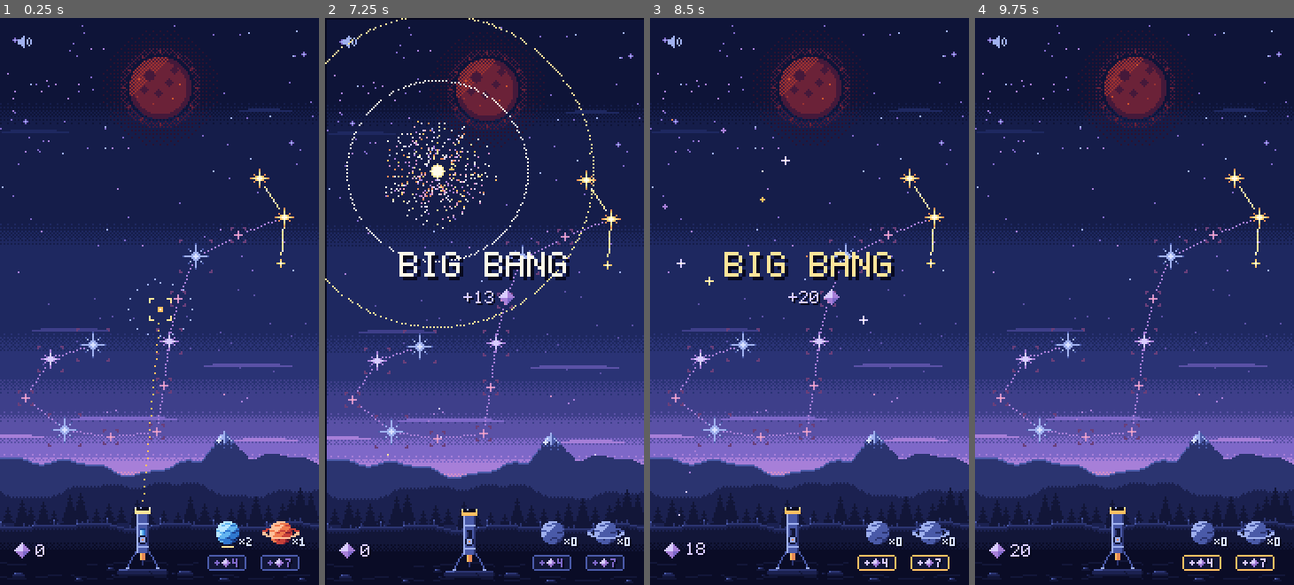
Above: before the commit, frames 1-4 (left to right).
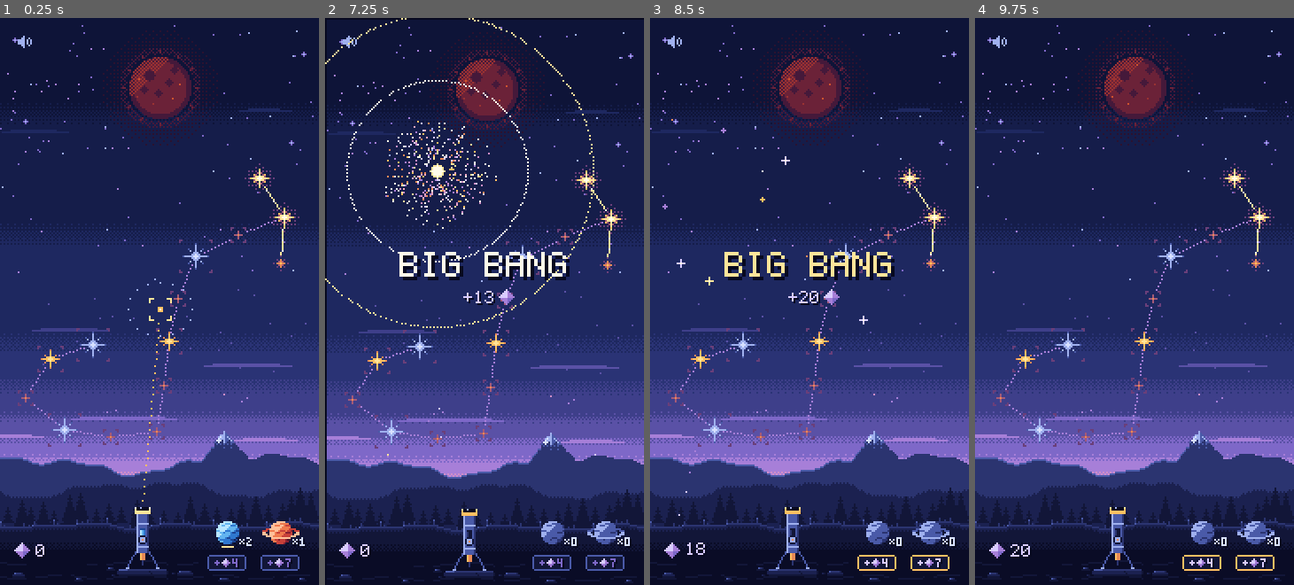
Above: after the commit, the same moments.

Repository: mrafael1/DustInSpace
Game: Godot game, scene res://game/scenes/main.tscn
Two runs of this game, one before a commit and one after it. Both use one fixed random seed, a clock stepped at 60 frames per second and the inputs below. This scene is started directly instead of the project's main scene.
Inputs (mouse positions are in pixels of both pictures, inside the frame that each line leads up to):
- Up to frame 1 (0.25 s): no input
- Up to frame 2 (7.25 s): tap Enter at 0.5 s; move the mouse to (554, 273) at 0.52 s; hold Shift 0.53-1.25 s; click (554, 273) at 0.67 s; drag from (420, 329) to (468, 414) at 1.27 s; move the mouse to (516, 176) at 2.02 s; tap Ctrl at 2.1, 6.6 s; click (516, 176) at 2.17 s; drag from (468, 414) to (388, 216) at 2.77 s; move the mouse to (580, 386) at 3.52 s; tap B at 3.6 s; click (580, 386) at 3.67 s; drag from (388, 216) to (436, 159) at 4.27 s; move the mouse to (500, 301) at 5.02 s; hold Shift 5.03-5.75 s; click (500, 301) at 5.17 s; drag from (436, 159) to (420, 329) at 5.77 s; move the mouse to (554, 273) at 6.52 s; click (554, 273) at 6.67 s
- Up to frame 3 (8.5 s): drag from (745, 329) to (793, 414) at 7.27 s; move the mouse to (841, 176) at 8.02 s; tap B at 8.1 s; click (841, 176) at 8.17 s
- Up to frame 4 (9.75 s): drag from (1118, 414) to (1038, 216) at 8.77 s; move the mouse to (1230, 386) at 9.52 s; hold Shift from 9.53 s (still down); click (1230, 386) at 9.67 s

The runs differ from the first frame. In frame 1, 0.4% of the frame differs, in the area x 6-94%, y 25-75%; in frame 2, 0.4%; in frame 3, 0.4%; in frame 4, 0.4%.

Commit message:
art: constellation stars keep their sky star's colour, dimmer until lit
Playtest feedback: the medium constellation star was lavender while the
medium sky star is gold. Unlit landmarks are now their size's own colour a
step dimmer; lit ones show the sky star's frame and halo.

Co-Authored-By: Claude Opus 5.5 <noreply@anthropic.com>

Diff:
--- a/assets/art/stars_big.json
+++ b/assets/art/stars_big.json
@@ -13,7 +13,6 @@
     "fade_dot",
     "dim",
     "dim_core",
-    "gold",
     "unlit"
   ]
 }
--- a/assets/art/stars_medium.json
+++ b/assets/art/stars_medium.json
@@ -13,7 +13,6 @@
     "fade_dot",
     "dim",
     "dim_core",
-    "gold",
     "unlit"
   ]
 }
--- a/assets/art/stars_small.json
+++ b/assets/art/stars_small.json
@@ -13,7 +13,6 @@
     "fade_dot",
     "dim",
     "dim_core",
-    "gold",
     "unlit"
   ]
 }
--- a/game/scenes/constellation_view.gd
+++ b/game/scenes/constellation_view.gd
@@ -2,10 +2,10 @@
 extends Node2D
 ## Draws the Scorpio map (#40) under the stars. Each landmark is drawn with the star art of its
 ## size, so a small, medium or big landmark has the shape of the sky star it can stand in for.
-## Unlit (usable in a combo), it uses the art's "unlit" frame, a cool tint per size (small pink,
-## medium lavender, big blue), and four small corner brackets in the dim halo tones (C4/C5, swapping
-## every CUE_STEP) say "you can pick this". Lit, it uses the "gold" frame: the same gold on every
-## size, so gold only ever means lit. Strings between two lit landmarks glow C1 with a C0 glint
+## It keeps its size's colour, like the sky star it stands in for (small orange, medium gold, big
+## blue-white). Unlit (usable in a combo), it uses the art's "unlit" frame, that colour a step
+## dimmer, and four small corner brackets in the dim halo tones (C4/C5, swapping every CUE_STEP)
+## say "you can pick this". Lit, it shines like a sky star: the "idle" frame and its halo. Strings between two lit landmarks glow C1 with a C0 glint
 ## running along them; strings still to form are dotted N8. While a link is traced, the landmarks
 ## in it show gold and the strings it would form are dashed C2. Like the HUD and the Sun it keeps
 ## a shown copy of what's lit, moved only by played landmark_lit events, so a landmark the Sun
@@ -579,9 +579,9 @@
 	return dots
 
 
-## A landmark's pixels: gold when lit (or in the link being traced), its size's cool tint otherwise.
+## A landmark's pixels: its sky star's when lit (or in the link being traced), a step dimmer otherwise.
 static func landmark_pixels(size: int, lit: bool) -> Dictionary[Vector2i, Color]:
-	return star_pixels(size, &"gold" if lit else &"unlit")
+	return star_pixels(size, &"idle" if lit else &"unlit")
 
 
 func _draw_string(segment: int) -> void:
@@ -646,6 +646,10 @@
 			_dot(_map().landmarks[index] + d, colour)
 	var lit: bool = shows_lit(index) or _selected.has(index)
 	var flash: bool = index == _flash_landmark and _flash_left > 0.0
+	if lit and not flash:
+		var halo: Dictionary[Vector2i, Color] = StarView.halo_pixels(_map().sizes[index] as Star.Size)
+		for d: Vector2i in halo:
+			_dot(_map().landmarks[index] + d, halo[d])
 	var dots: Dictionary = _art[_map().sizes[index]][1 if lit else 0]
 	for d: Vector2i in dots:
 		_dot(_map().landmarks[index] + d, Palette.C0 if flash else dots[d])
--- a/game/scenes/orion_view.gd
+++ b/game/scenes/orion_view.gd
@@ -3,7 +3,7 @@
 ## Orion the hunter (#64), on stages he hunts: his figure, dim in the sky's top-left corner (drawn
 ## on the FigureLayer, under the stars); when he marks a star his figure flashes bright and a dotted
 ## ember sight line runs from his bow to it, then the ember crosshair closes on it and stays (a cue
-## unlike the warm selection ring, the gold lit landmarks and the unlit landmarks' corner hints),
+## unlike the warm selection ring, the lit landmarks and the unlit landmarks' corner hints),
 ## his bow held drawn while it stands. While the player traces a link that would leave the marked
 ## star behind, his bow readies: the figure lights up and the sight line holds on the star. Then his
 ## arrow flying to it.
--- a/game/scenes/star_view.gd
+++ b/game/scenes/star_view.gd
@@ -48,8 +48,9 @@
 	preload("res://assets/art/selection_ring_medium.png"),
 	preload("res://assets/art/selection_ring_big.png"),
 ]
-## "gold" and "unlit" are Scorpio's landmarks (ConstellationView); sky stars never show them.
-const FRAMES: Array[StringName] = [&"idle", &"glint", &"spark", &"flare", &"flare_core", &"fade_core", &"fade_dot", &"dim", &"dim_core", &"gold", &"unlit"]
+## "unlit" is an unlit Scorpio landmark (ConstellationView); sky stars never show it. A lit
+## landmark shows "idle", like the sky star of its size.
+const FRAMES: Array[StringName] = [&"idle", &"glint", &"spark", &"flare", &"flare_core", &"fade_core", &"fade_dot", &"dim", &"dim_core", &"unlit"]
 ## Which dissolve and collapse frames play, in order.
 const DISSOLVE_SEQUENCE: Array[StringName] = [&"flare", &"flare_core", &"fade_core", &"fade_dot"]
 const COLLAPSE_SEQUENCE: Array[StringName] = [&"glint", &"dim", &"dim_core"]
@@ -214,19 +215,30 @@
 	if not shows_halo:
 		return dots
 	var center := Vector2i(position)
-	var radius: int = HALO_RADIUS[size]
+	var halo: Dictionary[Vector2i, Color] = halo_pixels(size)
+	for offset: Vector2i in halo:
+		dots[center + offset] = halo[offset]
+	return dots
+
+
+## A settled star's halo of `star_size`, as offsets from its centre: HALO_COLOURS' near colour at
+## 50% dither inside half the radius, the far one at about 20% out to HALO_RADIUS, never on the
+## star's own pixels. Lit constellation stars wear it too (ConstellationView).
+static func halo_pixels(star_size: Star.Size) -> Dictionary[Vector2i, Color]:
+	var dots: Dictionary[Vector2i, Color] = {}
+	var radius: int = HALO_RADIUS[star_size]
 	for dy: int in range(-radius, radius + 1):
 		for dx: int in range(-radius, radius + 1):
 			var offset := Vector2i(dx, dy)
 			var dist_sq: int = dx * dx + dy * dy
-			if dist_sq > radius * radius or _is_shape_pixel(offset):
+			if dist_sq > radius * radius or _is_star_pixel(star_size, offset):
 				continue
 			var threshold: int = BAYER[posmod(dy, 4) * 4 + posmod(dx, 4)]
 			if dist_sq * 4 <= radius * radius:
 				if threshold < 8:
-					dots[center + offset] = HALO_COLOURS[size][0]
+					dots[offset] = HALO_COLOURS[star_size][0]
 			elif threshold < 3:
-				dots[center + offset] = HALO_COLOURS[size][1]
+				dots[offset] = HALO_COLOURS[star_size][1]
 	return dots
 
 
@@ -382,8 +394,12 @@
 
 ## Whether the idle sprite covers `offset` (from the centre): the halo leaves those pixels alone.
 func _is_shape_pixel(offset: Vector2i) -> bool:
-	var mask: Image = _idle_mask(size)
-	var half: int = _half_extent()
+	return _is_star_pixel(size, offset)
+
+
+static func _is_star_pixel(star_size: Star.Size, offset: Vector2i) -> bool:
+	var mask: Image = _idle_mask(star_size)
+	var half: int = half_extent(star_size)
 	var cell: Vector2i = offset + Vector2i(half, half)
 	if cell.x < 0 or cell.y < 0 or cell.x >= mask.get_width() or cell.y >= mask.get_height():
 		return false
--- a/tests/test_scorpio_view.gd
+++ b/tests/test_scorpio_view.gd
@@ -103,26 +103,30 @@
 	assert_gt(pixels.size(), ConstellationView.GLOW_SPACING, "room for glints")
 
 
-func test_landmarks_are_the_star_shape_of_their_size_cool_tinted_until_lit() -> void:
-	var tints: Array = []
+func test_landmarks_keep_their_sky_stars_colour_a_step_dimmer_until_lit() -> void:
+	# Playtest: a constellation star must read as the sky star it stands in for.
+	var hues: Array = [[Palette.C3, Palette.C4], [Palette.C1, Palette.C2, Palette.C3], [Palette.M6, Palette.M5, Palette.M4]]
+	var cores: Array = []
 	for size: int in 3:
-		var shape: Array = ConstellationView.star_pixels(size).keys()
+		var idle: Dictionary[Vector2i, Color] = ConstellationView.star_pixels(size)
 		var unlit: Dictionary[Vector2i, Color] = ConstellationView.landmark_pixels(size, false)
-		assert_eq(unlit.keys(), shape, "same shape as the sky star")
-		for c: Color in unlit.values():
-			assert_false(c in [Palette.C0, Palette.C1, Palette.C2, Palette.C3], "no gold while unlit")
-		tints.append(unlit[Vector2i.ZERO])
-	assert_eq(tints, [Palette.N10, Palette.D0, Palette.M6], "small pink, medium lavender, big blue: sizes tell apart")
+		assert_eq(unlit.keys(), idle.keys(), "same shape as the sky star")
+		for p: Vector2i in unlit:
+			assert_true(unlit[p] in hues[size], "size %d: its own hue, %s" % [size, unlit[p]])
+			assert_ne(unlit[p], Palette.C0, "no white core until lit")
+		assert_ne(unlit, idle, "dimmer than the sky star")
+		cores.append(unlit[Vector2i.ZERO])
+	assert_eq(cores, [Palette.C3, Palette.C1, Palette.M6], "orange, gold, blue-white: the sky's colours")
 	assert_gt(ConstellationView.star_pixels(Star.Size.BIG).size(), ConstellationView.star_pixels(Star.Size.SMALL).size())
 
 
-func test_every_lit_landmark_is_the_same_gold() -> void:
+func test_a_lit_landmark_shines_like_its_sky_star() -> void:
 	for size: int in 3:
-		var lit: Dictionary[Vector2i, Color] = ConstellationView.landmark_pixels(size, true)
-		assert_eq(lit.keys(), ConstellationView.star_pixels(size).keys())
-		assert_eq(lit[Vector2i.ZERO], Palette.C0, "a white-gold core on every size")
-		for c: Color in lit.values():
-			assert_true(c in [Palette.C0, Palette.C1, Palette.C2, Palette.C3], "gold only: lit reads the same on every size")
+		assert_eq(ConstellationView.landmark_pixels(size, true), ConstellationView.star_pixels(size, &"idle"), "the sky star's own frame")
+		var halo: Dictionary[Vector2i, Color] = StarView.halo_pixels(size as Star.Size)
+		assert_false(halo.is_empty(), "and its halo")
+		for p: Vector2i in halo:
+			assert_false(ConstellationView.star_pixels(size).has(p), "the halo stays off the star")
 
 
 func test_a_full_sun_ignites_lights_its_landmark_then_bursts_the_stars_left_for_dust() -> void:
Binary file changed: assets/art/stars_big.png
Binary file changed: assets/art/stars_medium.png
Binary file changed: assets/art/stars_small.png
Not shown, added: tests/test_claws.gd.uid
Not shown, added: tests/test_claws_view.gd.uid
Not shown, changed: docs/art-direction.md
Not shown, changed: docs/design.md
Not shown, changed: tools/art/build_stars.py
